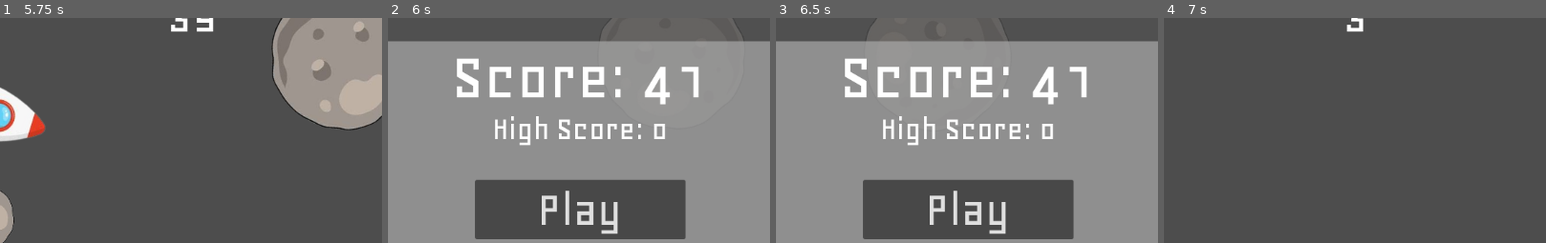
Above: before the commit, frames 1-4 (left to right).
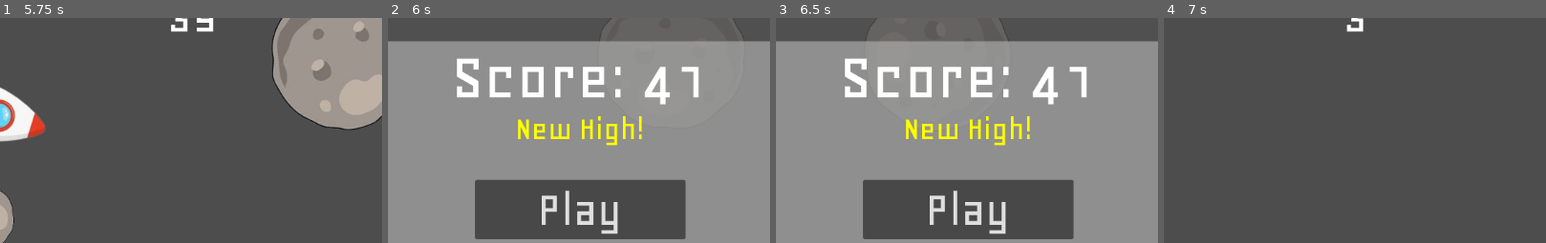
Above: after the commit, the same moments.

Repository: ZYX-2727/Orbiter
Game: Godot game, scene res://scenes/main.tscn
Two runs of this game, one before a commit and one after it. Both use one fixed random seed, a clock stepped at 60 frames per second and the inputs below.
Inputs:
- Up to frame 1 (5.75 s): click "Play" at 0.5 s; hold Up (up) 1.28-2.78 s; hold Up (up) 3.53-5.03 s; tap Up (up) at 5.27 s
- Up to frame 2 (6 s): hold Up (up) from 5.78 s (still down)
- Up to frame 3 (6.5 s): keep holding Up (up)
- Up to frame 4 (7 s): release Up (up) at 6.5 s; click "Play" at 6.5 s
The pictures show only the part of the screen within x 25-75%, y 6-56%; the shares and areas given below are measured in that part.

Frame 1 is identical in both runs. In frame 2, 2.2% of the frame differs, in the area x 28-73%, y 43-57%; in frame 3, 2.2%; in frame 4, nothing differs.

Commit message:
add highscore

Diff:
--- a/scripts/main.gd
+++ b/scripts/main.gd
@@ -5,15 +5,34 @@
 var asteroid_pre: PackedScene
 var player_pre: PackedScene
 var playing: bool = false
+var first_time: bool
 
 var score: int = 0
+var high_score: int
 #const SCORE_MULT: float = 1000
 var asteroids_destroyed: int = 0
 var distance: float #In km
 const SPEED: float = 7.66 #km/s
 
+func save_data(section: String, key: String, value) -> void:
+	var data = ConfigFile.new()
+	data.set_value(section, key, value)
+	data.save("user://data.cfg")
+
 # Called when the node enters the scene tree for the first time.
 func _ready() -> void:
+	var data = ConfigFile.new()
+	var error = data.load("user://data.cfg")
+
+	if error != OK:
+		#First time playing
+		first_time = true
+
+	print(first_time)
+
+	high_score = data.get_value("player", "high_score", 0)
+	$Menu/Panel/High.text = "High Score: " + str(high_score)
+
 	asteroid_pre = preload("res://scenes/asteroid.tscn")
 	player_pre = preload("res://scenes/player.tscn")
 	EventBus.connect("death", _on_death)
@@ -45,6 +64,15 @@
 	$HUD.hide()
 	$Menu.show()
 	$Menu/Panel/Score.text = "Score: " + str(score)
+	$Menu/Panel/High.text = "High Score: " + str(high_score)
+
+	if score > high_score:
+		high_score = score
+		save_data("player", "high_score", high_score)
+		$Menu/Panel/High.text = "New High!"
+		$Menu/Panel/High.add_theme_color_override("font_color", Color(255, 255, 0))
+	else:
+		$Menu/Panel/High.add_theme_color_override("font_color", Color(255, 255, 255))
 
 	#Cleanup vars
 	score = 0
